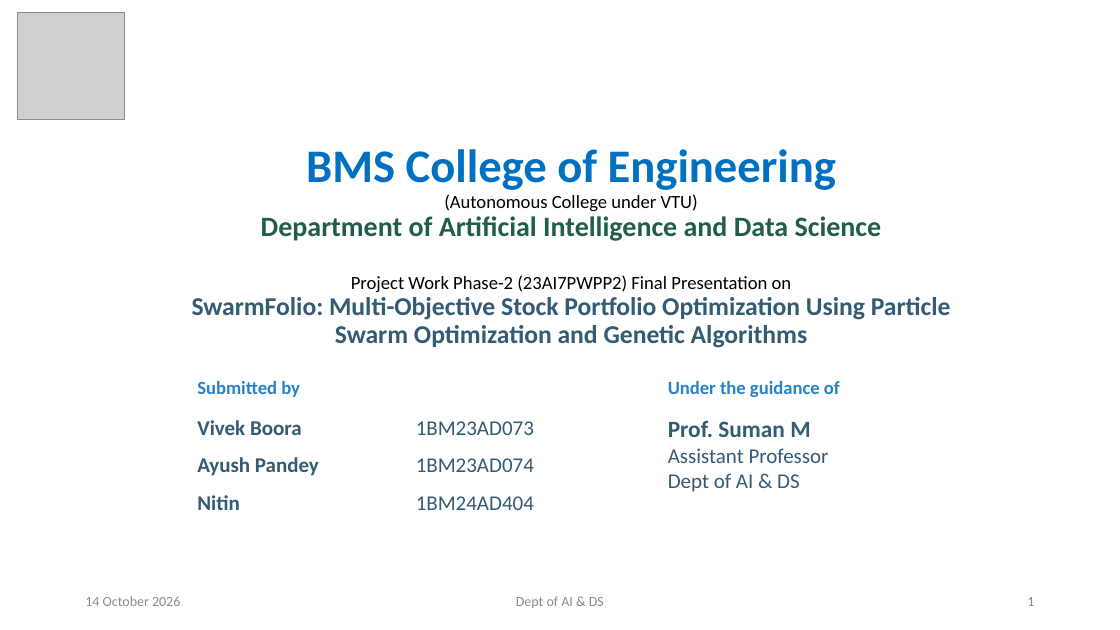
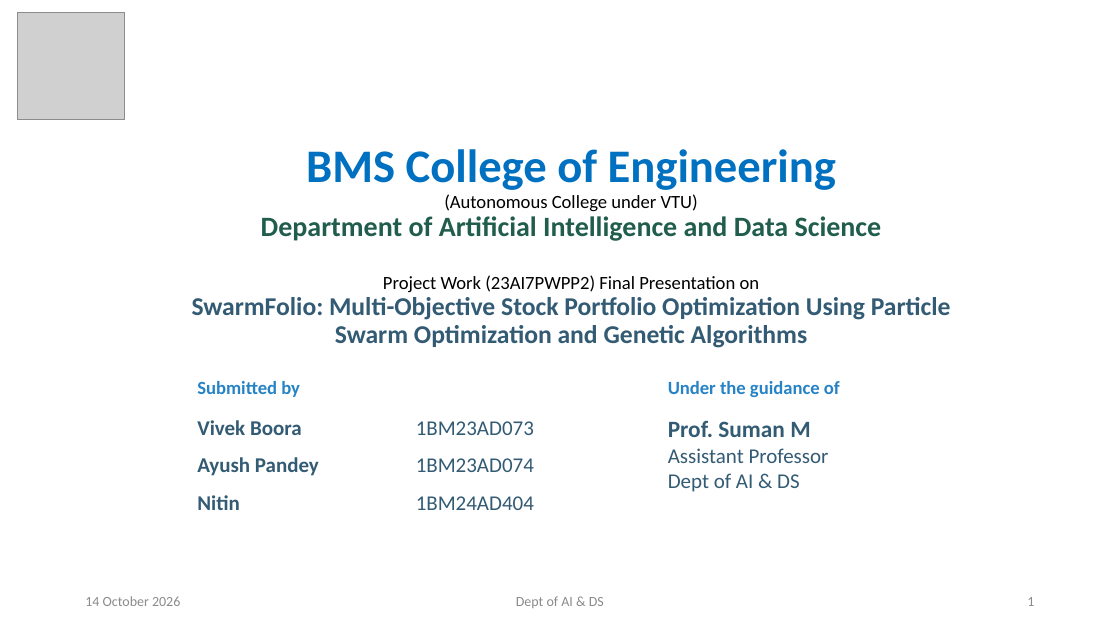
Before and after one commit to NitinHarsur/BIO-AlGO, a slide deck: slide 1 of presentation/SwarmFolio_Final_Presentation.pptx. Drawn at 1120x630 pixels with LibreOffice and Linux fonts; fonts in the diff are those of the drawing; grey boxes stand for pictures. Boxes give left, top, right and bottom in pixels: in the first picture for what was removed or moved away, otherwise in the second. Text is boxed around its words. In the diff, an @@ line names an element or a change of style, - is before the commit and + after.

```diff
--- a/presentation/SwarmFolio_Final_Presentation.pptx
+++ b/presentation/SwarmFolio_Final_Presentation.pptx
@@ title at [192,149,951,348]: text changed @@
-BMS College of Engineering
-(Autonomous College under VTU)
-Department of Artificial Intelligence and Data Science
-Project Work Phase-2 (23AI7PWPP2) Final Presentation on
-SwarmFolio: Multi-Objective Stock Portfolio Optimization Using Particle Swarm Optimization and Genetic Algorithms
+BMS College of Engineering
+(Autonomous College under VTU)
+Department of Artificial Intelligence and Data Science
+Project Work (23AI7PWPP2) Final Presentation on
+SwarmFolio: Multi-Objective Stock Portfolio Optimization Using Particle Swarm Optimization and Genetic Algorithms
```
Also in this commit, not shown: 2 other files.
